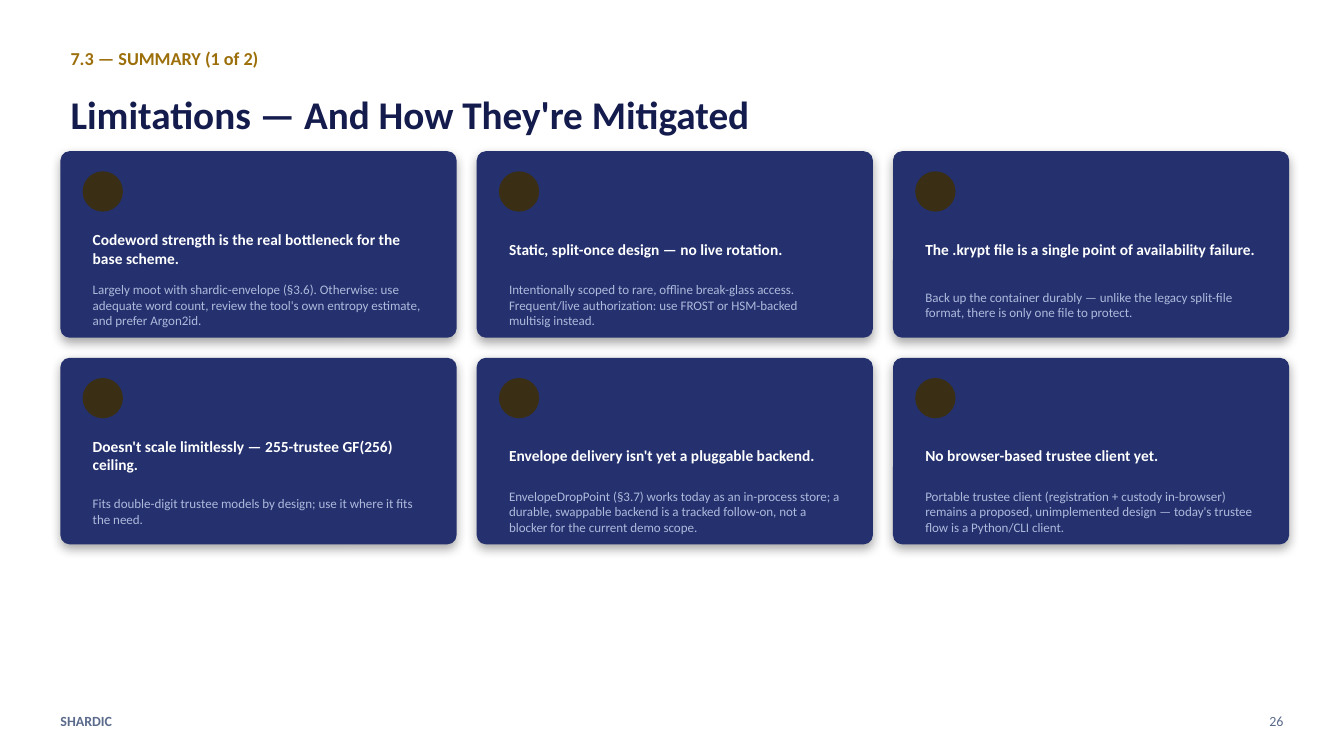
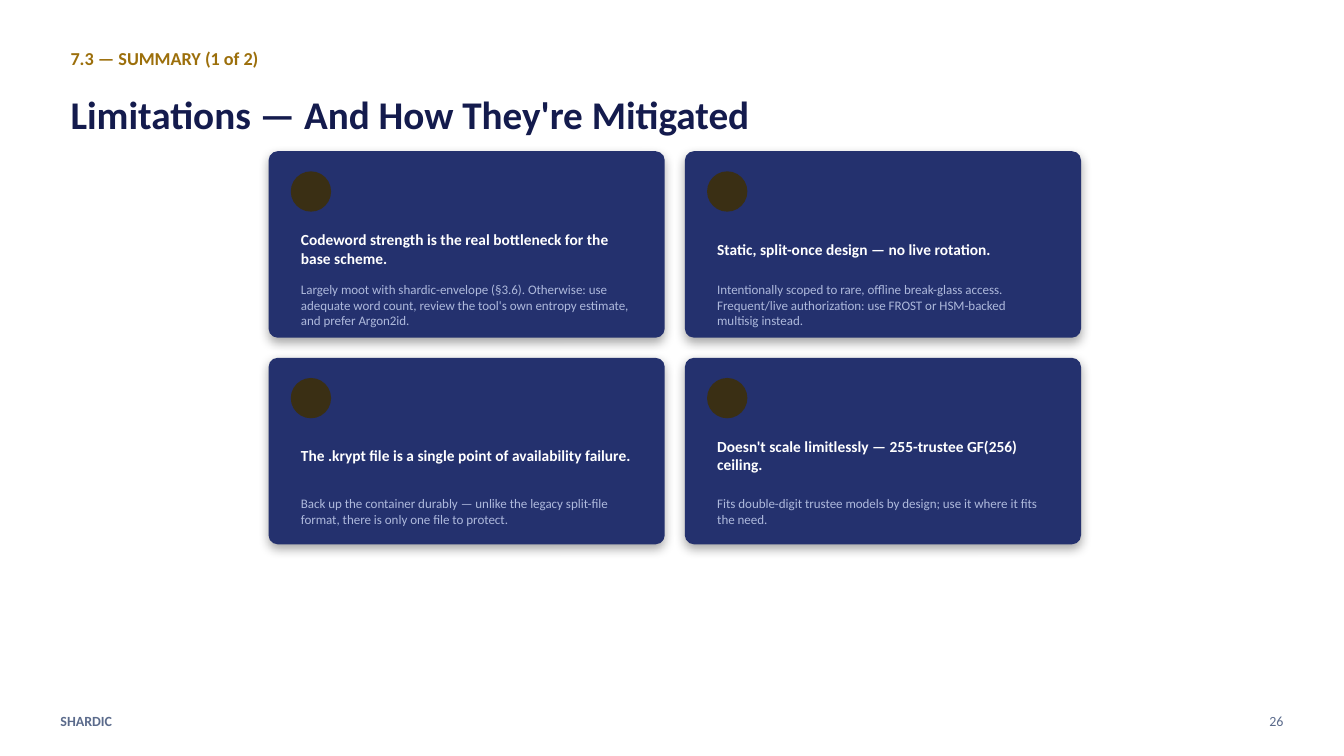
Before and after one commit to splashd1/shardic, a slide deck: slide 26 of docs/shardic_deck_v2_2.pptx. Drawn at 1344x756 pixels with LibreOffice and Linux fonts; fonts in the diff are those of the drawing; background and template pictures are left out. Boxes give left, top, right and bottom in pixels: in the first picture for what was removed or moved away, otherwise in the second. Text is boxed around its words. In the diff, an @@ line names an element or a change of style, - is before the commit and + after.

```diff
--- a/docs/shardic_deck_v2_2.pptx
+++ b/docs/shardic_deck_v2_2.pptx
@@ 2 texts, 2 rounded rectangles, 1 ellipse moved together from (x1=60, y1=151, x2=873, y2=338) to (x1=269, y1=151, x2=1081, y2=338) @@
@@ 2 texts, 1 ellipse moved together from (x1=83, y1=171, x2=420, y2=327) to (x1=290, y1=171, x2=629, y2=327) @@
@@ rounded rectangle removed at (x1=477, y1=358, x2=873, y2=544) @@
@@ rounded rectangle removed at (x1=893, y1=358, x2=1290, y2=544) @@
@@ 2 texts, 1 rounded rectangle, 1 ellipse moved together from (x1=893, y1=151, x2=1290, y2=338) to (x1=269, y1=358, x2=665, y2=544) @@
@@ ellipse removed at (x1=499, y1=378, x2=539, y2=418) @@
@@ 2 texts, 1 rounded rectangle, 1 ellipse moved together from (x1=60, y1=358, x2=457, y2=544) to (x1=685, y1=358, x2=1081, y2=544) @@
@@ ellipse removed at (x1=915, y1=378, x2=956, y2=418) @@
@@ text removed at (x1=509, y1=450, x2=815, y2=464) @@
-Envelope delivery isn't yet a pluggable backend.
@@ text removed at (x1=925, y1=450, x2=1158, y2=464) @@
-No browser-based trustee client yet.
@@ text removed at (x1=509, y1=492, x2=839, y2=534) @@
-EnvelopeDropPoint (§3.7) works today as an in-process store; a durable, swappable backend is a tracked follow-on, not a blocker for the current demo scope.
@@ text removed at (x1=925, y1=492, x2=1252, y2=534) @@
-Portable trustee client (registration + custody in-browser) remains a proposed, unimplemented design — today's trustee flow is a Python/CLI client.
```
